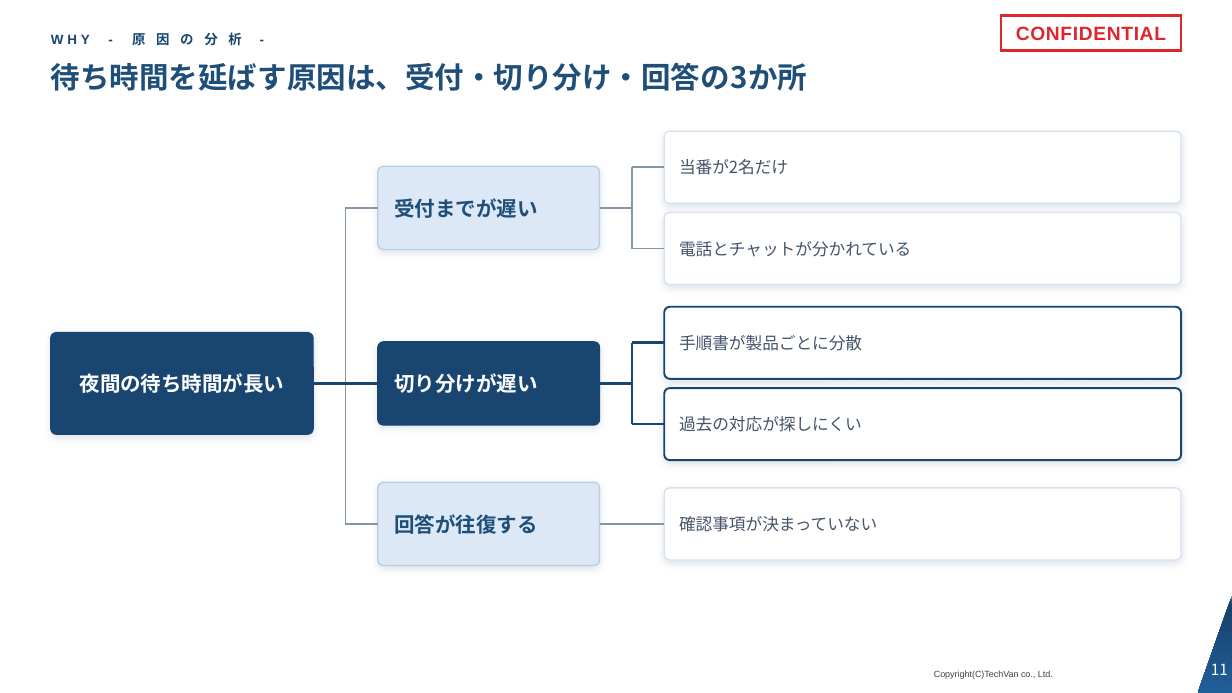
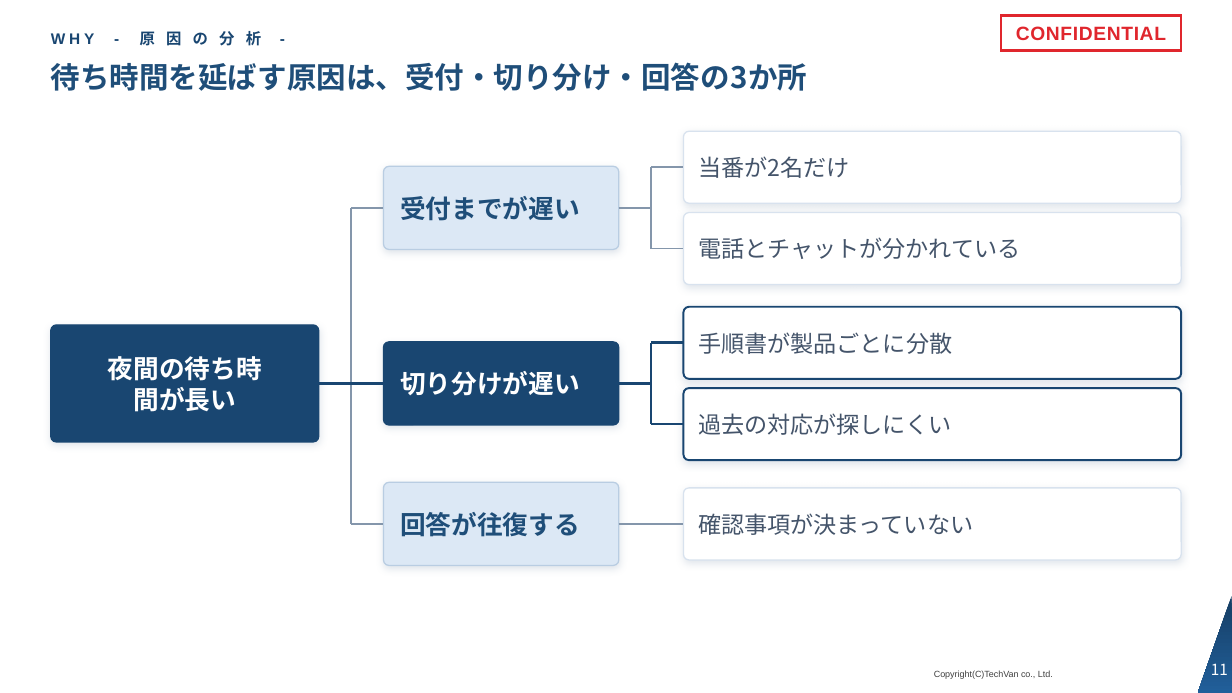
Before and after one commit to Kishi-Satoshi/slide-techvan-dist, a slide deck: slide 11 of plugins/slide-techvan/skills/slide-techvan/examples/catalog-techvan.pptx. Drawn at 1232x693 pixels with LibreOffice and Linux fonts; fonts in the diff are those of the drawing; background and template pictures are left out. Boxes give left, top, right and bottom in pixels: in the first picture for what was removed or moved away, otherwise in the second. Text is boxed around its words. In the diff, an @@ line names an element or a change of style, - is before the commit and + after.

```diff
--- a/plugins/slide-techvan/skills/slide-techvan/examples/catalog-techvan.pptx
+++ b/plugins/slide-techvan/skills/slide-techvan/examples/catalog-techvan.pptx
@@ text "WHY - 原 因 の ..." at box(51, 29, 261, 49): size 10.5 to 12 pt @@
@@ rounded rectangle: place and size @@
-rounded rectangle at box(665, 131, 1181, 203)
+rounded rectangle at box(684, 131, 1182, 203)
@@ text "当番が2名だけ": place and size @@
-text "当番が2名だけ" at box(679, 159, 788, 175)
+text "当番が2名だけ" at box(698, 156, 849, 178)
@@ rounded rectangle: place and size @@
-rounded rectangle at box(378, 166, 600, 250)
+rounded rectangle at box(384, 166, 619, 250)
@@ rounded rectangle: place and size @@
-rounded rectangle at box(665, 213, 1181, 285)
+rounded rectangle at box(684, 213, 1182, 285)
@@ text "電話とチャットが分かれている": place and size @@
-text "電話とチャットが分かれている" at box(679, 241, 911, 257)
+text "電話とチャットが分かれている" at box(698, 237, 1020, 259)
@@ rounded rectangle: place and size @@
-rounded rectangle at box(51, 333, 313, 434)
+rounded rectangle at box(51, 325, 319, 443)
@@ rounded rectangle at box(51, 325, 319, 443): proportions changed @@
@@ size 16 to 20 pt in 4 elements at box(400, 196, 580, 221), box(400, 371, 580, 396), box(400, 512, 580, 537), box(108, 356, 262, 412) @@
@@ text "夜間の待ち時間が長い": place and size @@
-text "夜間の待ち時間が長い" at box(80, 373, 285, 393)
+text "夜間の待ち時間が長い" at box(108, 356, 262, 412)
@@ rounded rectangle: place and size @@
-rounded rectangle at box(665, 307, 1181, 379)
+rounded rectangle at box(684, 307, 1182, 379)
@@ text "手順書が製品ごとに分散": place and size @@
-text "手順書が製品ごとに分散" at box(679, 335, 862, 351)
+text "手順書が製品ごとに分散" at box(698, 332, 952, 354)
@@ rounded rectangle: place and size @@
-rounded rectangle at box(378, 342, 600, 425)
+rounded rectangle at box(384, 342, 619, 425)
@@ rounded rectangle: place and size @@
-rounded rectangle at box(665, 388, 1181, 460)
+rounded rectangle at box(684, 388, 1182, 460)
@@ text "過去の対応が探しにくい": place and size @@
-text "過去の対応が探しにくい" at box(679, 416, 862, 432)
+text "過去の対応が探しにくい" at box(698, 413, 952, 435)
@@ rounded rectangle: place and size @@
-rounded rectangle at box(378, 482, 600, 566)
+rounded rectangle at box(384, 482, 619, 566)
@@ rounded rectangle: place and size @@
-rounded rectangle at box(665, 488, 1181, 560)
+rounded rectangle at box(684, 488, 1182, 560)
@@ size 13 to 18 pt in 5 elements at box(698, 156, 849, 178), box(698, 237, 1020, 259), box(698, 332, 952, 354), box(698, 413, 952, 435), box(698, 513, 973, 535) @@
@@ text "確認事項が決まっていない": place and size @@
-text "確認事項が決まっていない" at box(679, 516, 877, 532)
+text "確認事項が決まっていない" at box(698, 513, 973, 535)
@@ 4 lines: place and size @@
-4 lines at box(313, 208, 378, 524)
+4 lines at box(319, 208, 384, 524)
@@ 9 lines: place and size @@
-9 lines at box(600, 167, 665, 524)
+9 lines at box(619, 167, 684, 524)
```
Also in this commit, not shown: 24 other slides changed, 11 other files.
